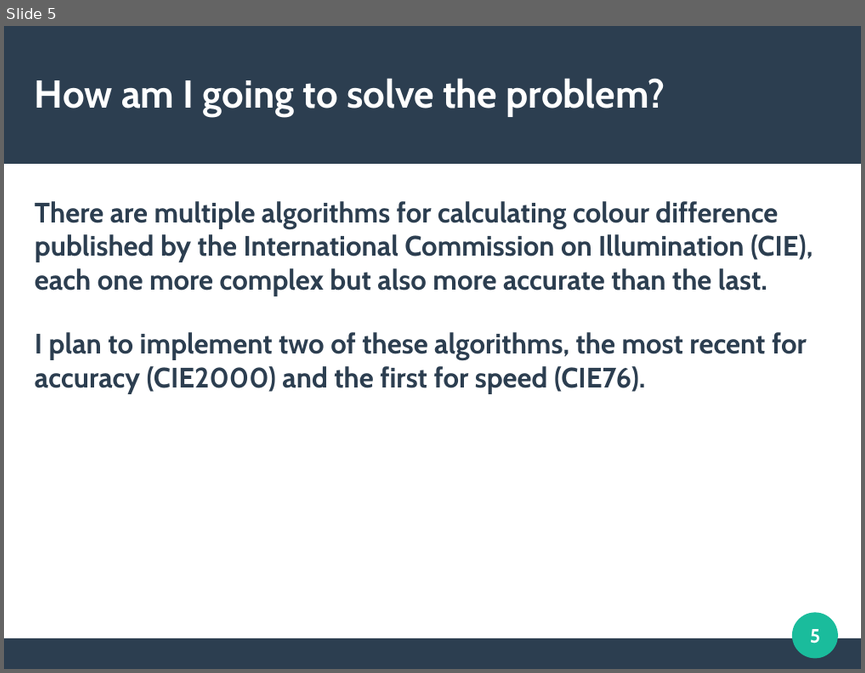
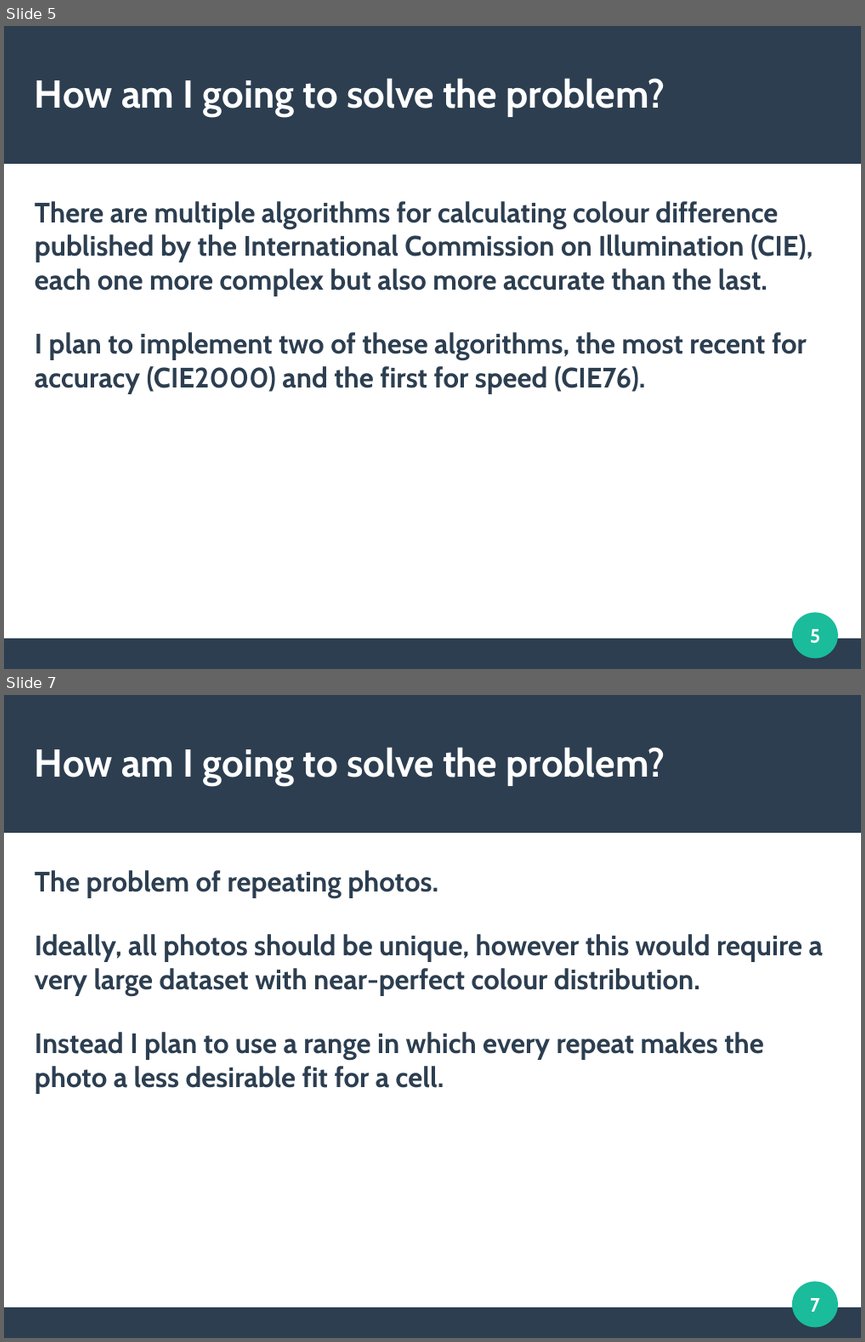
Before and after one commit to MorganGrundy/MosaicMagnifique, a slide deck: LightningTalk/Slides.odp. Shown one above the other, each under a label of ours: slide 5 before the commit, slides 5 and 7 after it; the slides between them are not shown. The pictures are 865x673 and 865x1342 pixels, drawn with LibreOffice and Linux fonts; fonts in the diff are those of the drawing. Boxes give left, top, right and bottom in pixels: in the first picture for what was removed or moved away, otherwise in the second. Text is boxed around its words. In the diff, an @@ line names an element or a change of style, - is before the commit and + after.

```diff
--- a/LightningTalk/Slides.odp
+++ b/LightningTalk/Slides.odp
@@ slide 7 added at bbox=[4, 695, 861, 1338], background #FFFFFF; not listed: 3 template elements that a slide beside it also shows @@
@@ title added at bbox=[35, 747, 665, 786], 36 pt, text #FFFFFF, bold @@
+How am I going to solve the problem?
@@ text added at bbox=[35, 870, 823, 1094], 26 pt, text #2C3E50, bold @@
+The problem of repeating photos.
+Ideally, all photos should be unique, however this would require a very large dataset with near-perfect colour distribution.
+Instead I plan to use a range in which every repeat makes the photo a less desirable fit for a cell.
@@ page number added at bbox=[810, 1298, 820, 1311], 18 pt, text #FFFFFF, bold @@
+7
```
Also in this commit, not shown: 1 slide changed, 4 other slides added.
